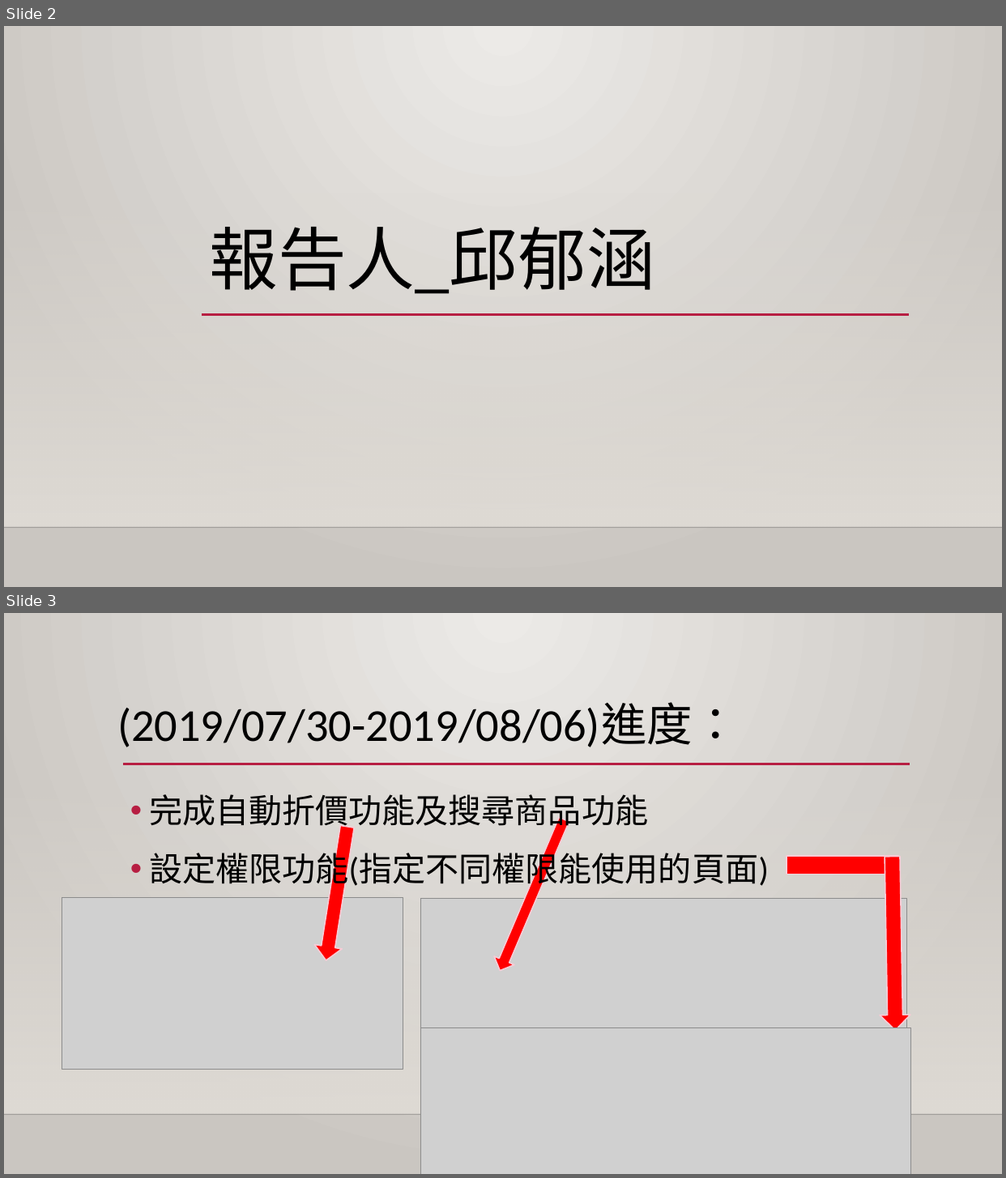
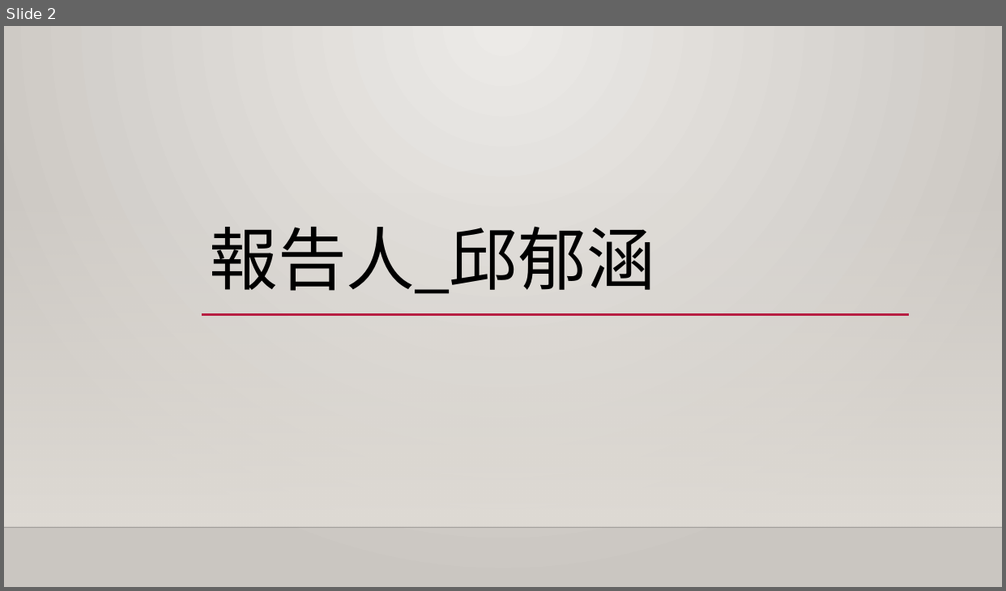
Before and after one commit to QINGSHURUNINDEXINGMING/PccuHW, a slide deck: 暑假第4次會議.pptx. Shown one above the other, each under a label of ours: slides 2 and 3 before the commit, slide 2 after it. The pictures are 1006x1178 and 1006x591 pixels, drawn with LibreOffice and Linux fonts; fonts in the diff are those of the drawing; grey boxes stand for pictures; background and template pictures are left out. Boxes give left, top, right and bottom in pixels: in the first picture for what was removed or moved away, otherwise in the second. Text is boxed around its words. In the diff, an @@ line names an element or a change of style, - is before the commit and + after.

```diff
--- a/暑假第4次會議.pptx
+++ b/暑假第4次會議.pptx
@@ slide 3 removed at box(4, 613, 1002, 1174), background gradient #ECEAE7 to #CAC7C1; not listed: 2 template elements that a slide beside it also shows @@
@@ title removed at box(117, 702, 739, 747) @@
-(2019/07/30-2019/08/06)進度：
@@ line removed from (123, 764) to (910, 764) @@
@@ text removed at box(149, 794, 769, 890) @@
-• 完成自動折價功能及搜尋商品功能
-• 設定權限功能(指定不同權限能使用的頁面)
@@ down arrow removed at box(313, 824, 361, 962) @@
@@ down arrow removed at box(490, 815, 574, 974) @@
@@ rectangle removed at box(786, 856, 898, 875) @@
@@ down arrow removed at box(877, 856, 910, 1030) @@
@@ picture removed at box(62, 897, 403, 1069) @@
@@ picture removed at box(421, 898, 907, 1069) @@
@@ picture removed at box(421, 1029, 911, 1174) @@
```
Also in this commit, not shown: 2 slides added, 7 other files.
